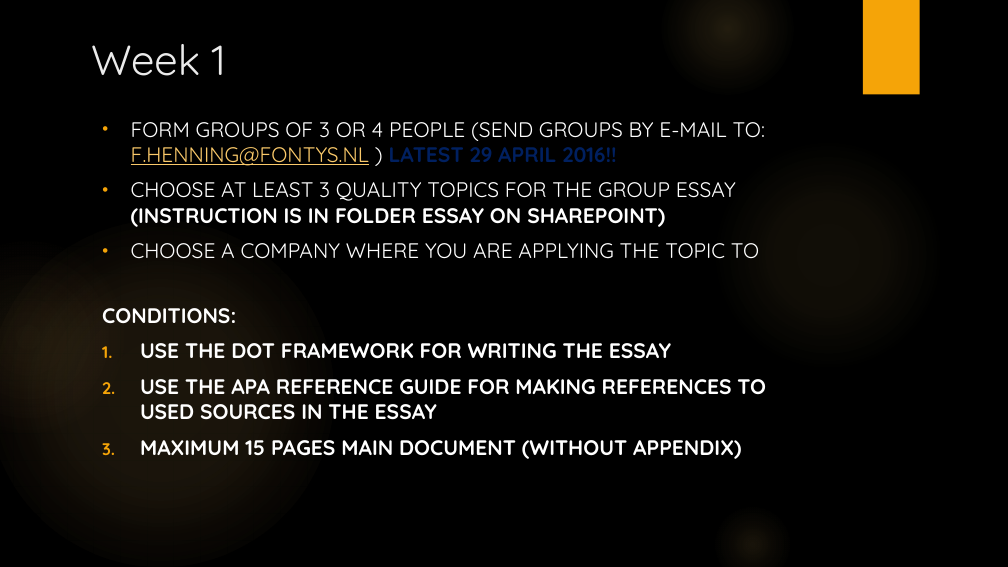
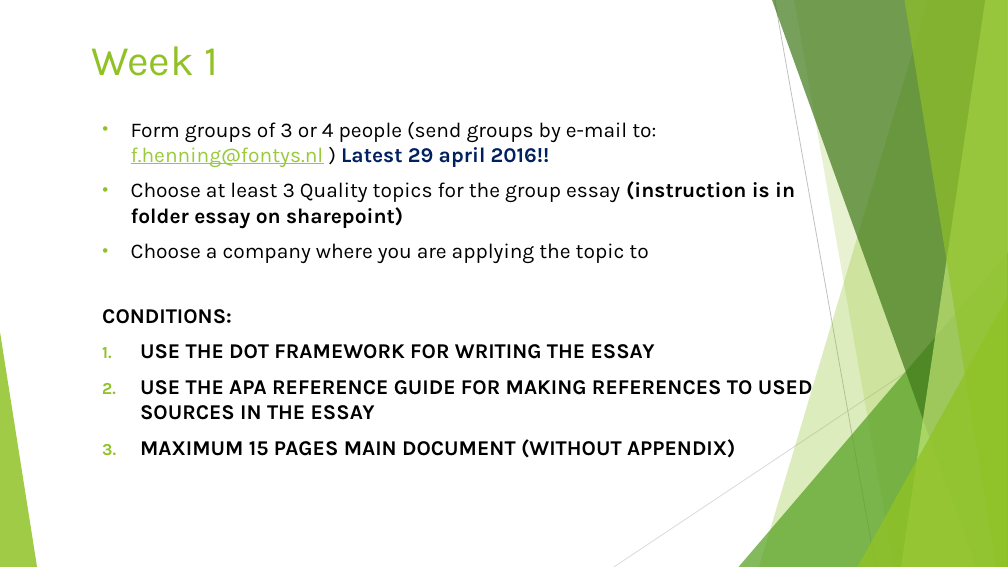
Before and after one commit to sd110/QP, a slide deck: slide 9 of QP Week 1.pptx. Drawn at 1008x567 pixels with LibreOffice and Linux fonts; fonts in the diff are those of the drawing; background and template pictures are left out. Boxes give left, top, right and bottom in pixels: in the first picture for what was removed or moved away, otherwise in the second. Text is boxed around its words. In the diff, an @@ line names an element or a change of style, - is before the commit and + after.

```diff
--- a/QP Week 1.pptx
+++ b/QP Week 1.pptx
@@ background picture (left out) to #FFFFFF @@
@@ title "Week 1" at (91,46,218,76): font Quicksand to Karla, text colour #EBEBEB to #90C226 @@
@@ ellipse removed at (662,0,794,95) @@
@@ rectangle removed at (863,0,920,95) @@
@@ text at (131,122,795,263): text changed; font Quicksand to Karla; text colour #FFFFFF to #000000 @@
-• FORM GROUPS OF 3 OR 4 PEOPLE (SEND GROUPS BY E-MAIL TO: F.HENNING@FONTYS.NL ) LATEST 29 APRIL 2016!!
-• CHOOSE AT LEAST 3 QUALITY TOPICS FOR THE GROUP ESSAY (INSTRUCTION IS IN FOLDER ESSAY ON SHAREPOINT)
-• CHOOSE A COMPANY WHERE YOU ARE APPLYING THE TOPIC TO
+• Form groups of 3 or 4 people (send groups by e-mail to: f.henning@fontys.nl ) Latest 29 april 2016!!
+• Choose at least 3 Quality topics for the group essay (instruction is in folder essay on sharepoint)
+• Choose a company where you are applying the topic to
@@ ellipse removed at (712,138,944,371) @@
@@ ellipse removed at (0,221,333,567) @@
@@ ellipse removed at (0,240,126,435) @@
@@ text "CONDITIONS:" at (102,309,813,458): font Quicksand to Karla, text colour #FFFFFF to #000000; bullet colour #F5A408 to #90C226 @@
@@ group added at (0,0,1008,567): 5 freeform shapes, 3 triangles, 2 lines @@
@@ ellipse removed at (712,504,793,567) @@
```
Also in this commit, not shown: 13 other slides changed, 1 other file.
